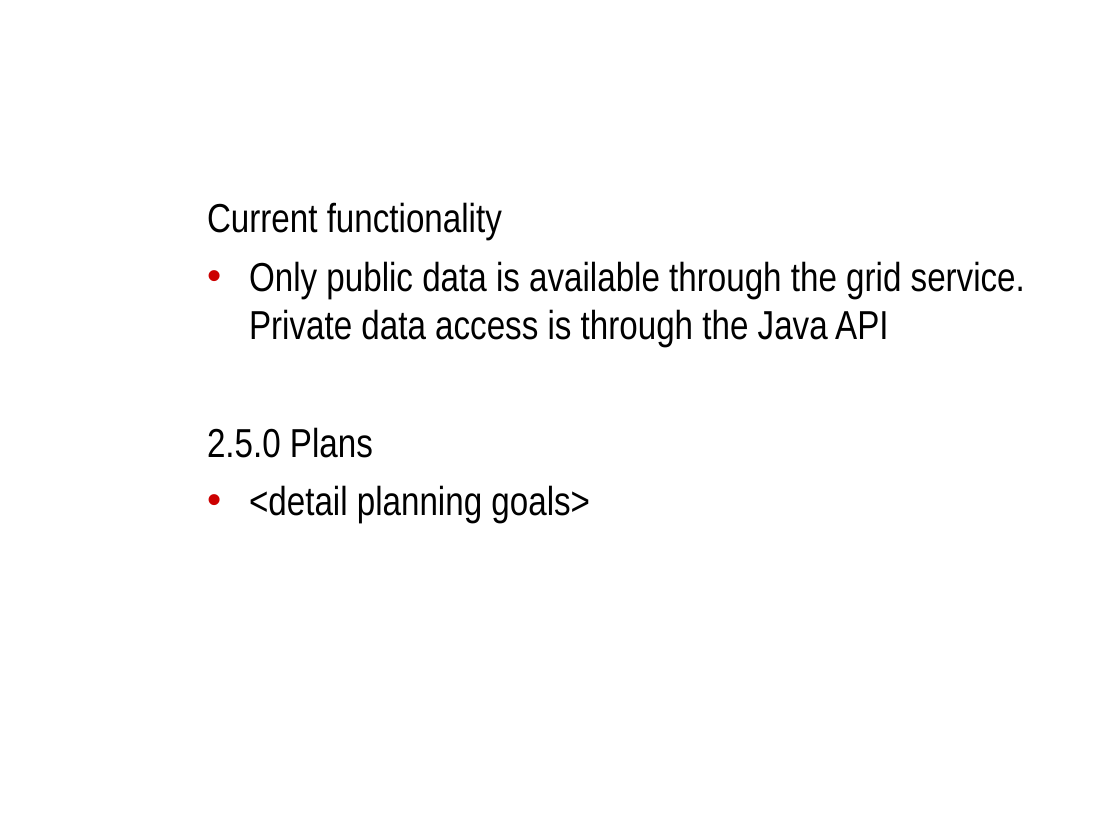
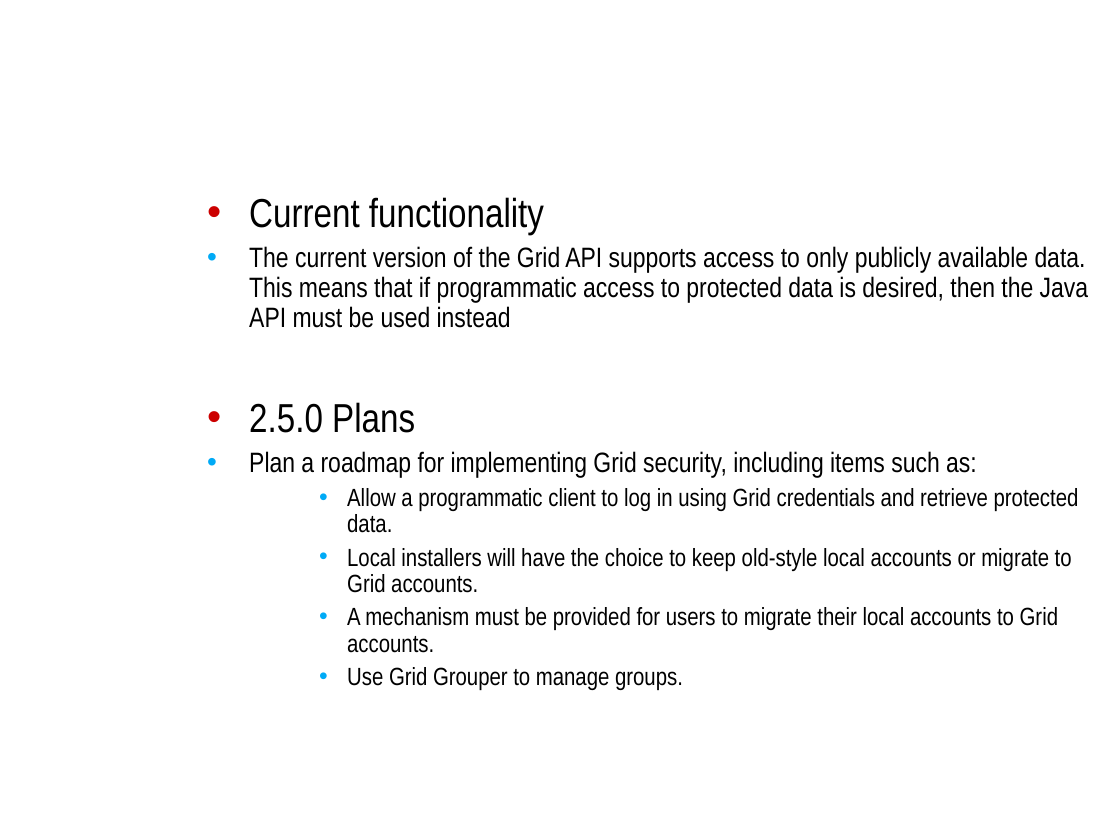
Before and after one commit to NCIP/caarray-docs, a slide deck: slide 11 of project_management/open_meetings/ICR_WS_Meeting_2010_08_11.ppt. Drawn at 1120x840 pixels with LibreOffice and Linux fonts; fonts in the diff are those of the drawing; background and template pictures are left out. Boxes give left, top, right and bottom in pixels: in the first picture for what was removed or moved away, otherwise in the second. Text is boxed around its words. In the diff, an @@ line names an element or a change of style, - is before the commit and + after.

Commit message:
Fleshed out 2.5.0 items in ICR slides.

```diff
--- a/project_management/open_meetings/ICR_WS_Meeting_2010_08_11.ppt
+++ b/project_management/open_meetings/ICR_WS_Meeting_2010_08_11.ppt
@@ text at bbox=[249, 197, 544, 433]: bullet none to •; list level 1 to 2 in "Current functionality"; line spacing 1 to 0.9; list level 1 to 2 in "2.5.0 Plans" @@
@@ text at bbox=[249, 246, 1088, 328]: text changed; size 26 to 18 pt @@
-• Only public data is available through the grid service. Private data access is through the Java API
+  • The current version of the Grid API supports access to only publicly available data. This means that if programmatic access to protected data is desired, then the Java API must be used instead
@@ text at bbox=[249, 451, 1079, 690]: text changed; size 26 to 16 pt @@
-• <detail planning goals>
+  • Plan a roadmap for implementing Grid security, including items such as:
+    • Allow a programmatic client to log in using Grid credentials and retrieve protected data.
+    • Local installers will have the choice to keep old-style local accounts or migrate to Grid accounts.
+    • A mechanism must be provided for users to migrate their local accounts to Grid accounts.
+    • Use Grid Grouper to manage groups.
```
Also in this commit, not shown: 11 other slides changed, 2 slides added.
